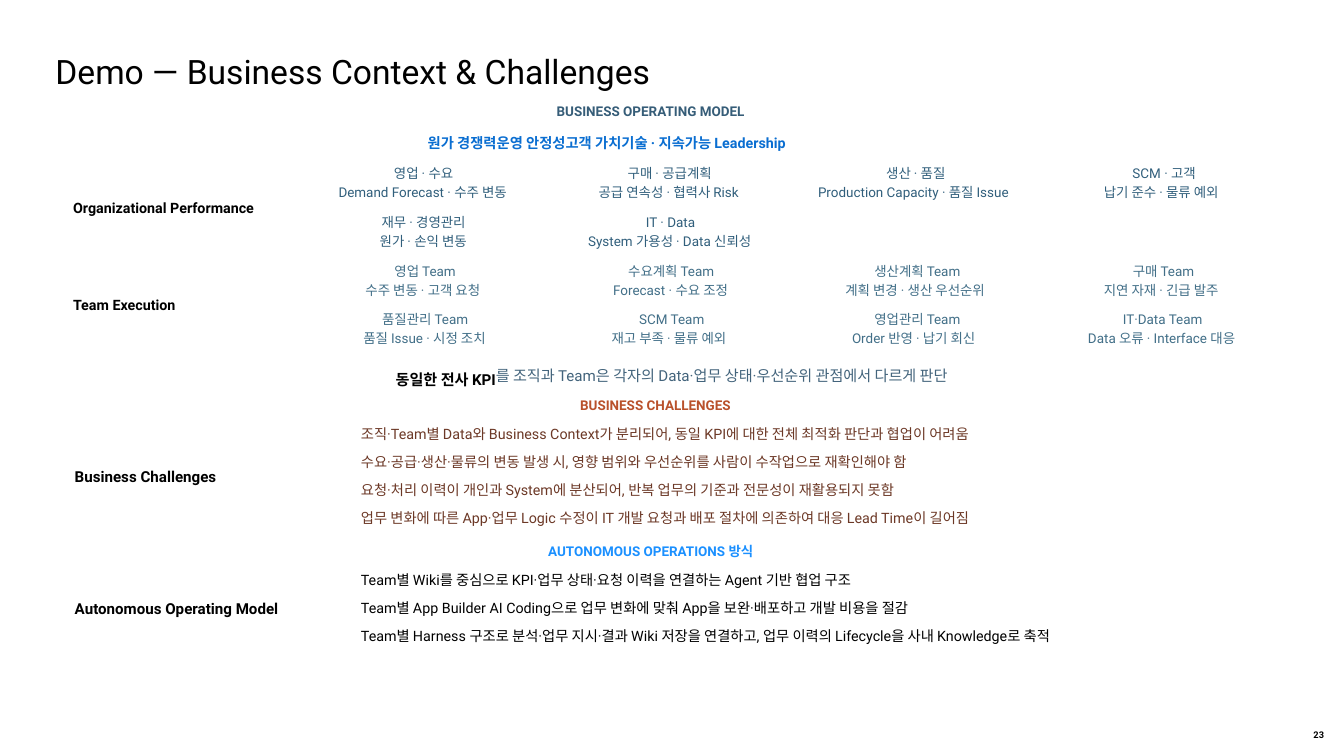
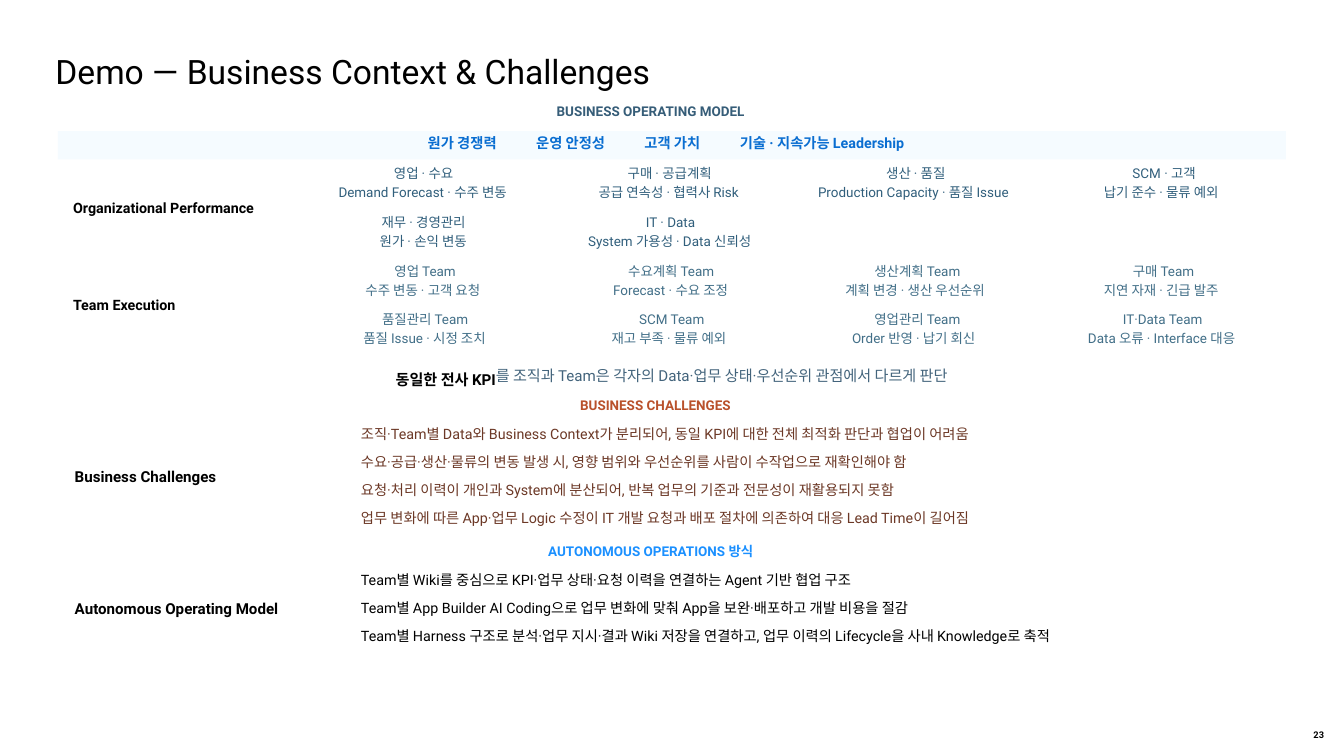
Before and after one commit to KyoungsupShin/sap_now, a slide deck: slide 23 of exports/SAP_NOW_editable.pptx. Drawn at 1344x756 pixels with LibreOffice and Linux fonts; fonts in the diff are those of the drawing; background and template pictures are left out. Boxes give left, top, right and bottom in pixels: in the first picture for what was removed or moved away, otherwise in the second. Text is boxed around its words. In the diff, an @@ line names an element or a change of style, - is before the commit and + after.

```diff
--- a/exports/SAP_NOW_editable.pptx
+++ b/exports/SAP_NOW_editable.pptx
@@ rectangle added at [57, 131, 1286, 159], fill #F5FBFF @@
@@ text added at [428, 136, 496, 150], 10.2 pt, text #0A6ED1, bold @@
+원가 경쟁력
@@ text added at [536, 136, 605, 150], 10.2 pt, text #0A6ED1, bold @@
+운영 안정성
@@ text added at [644, 136, 700, 150], 10.2 pt, text #0A6ED1, bold @@
+고객 가치
@@ text at [740, 136, 904, 151]: text changed @@
-원가 경쟁력운영 안정성고객 가치기술 · 지속가능 Leadership
+기술 · 지속가능 Leadership
```
Also in this commit, not shown: 2 other files.
